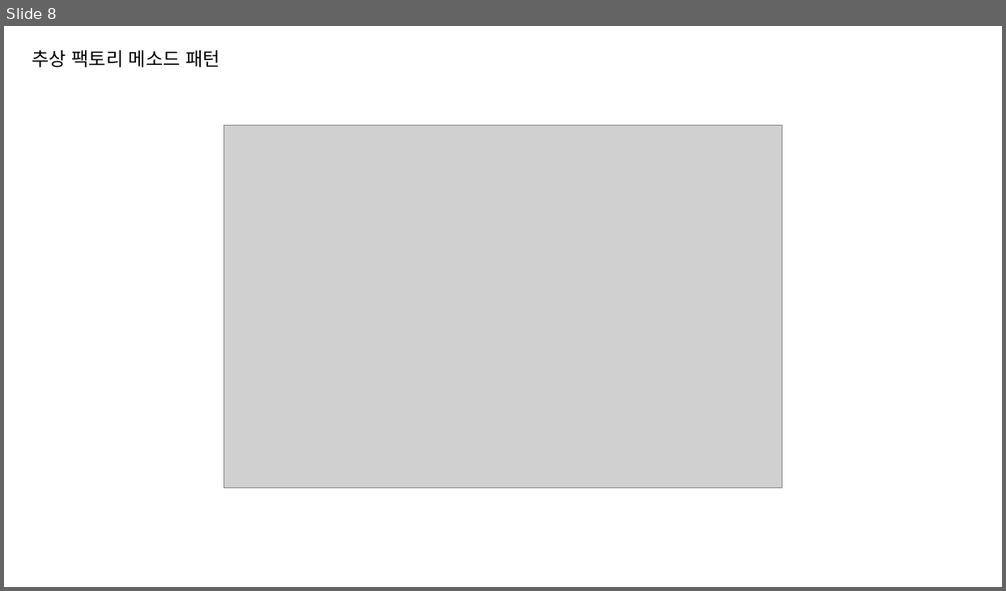
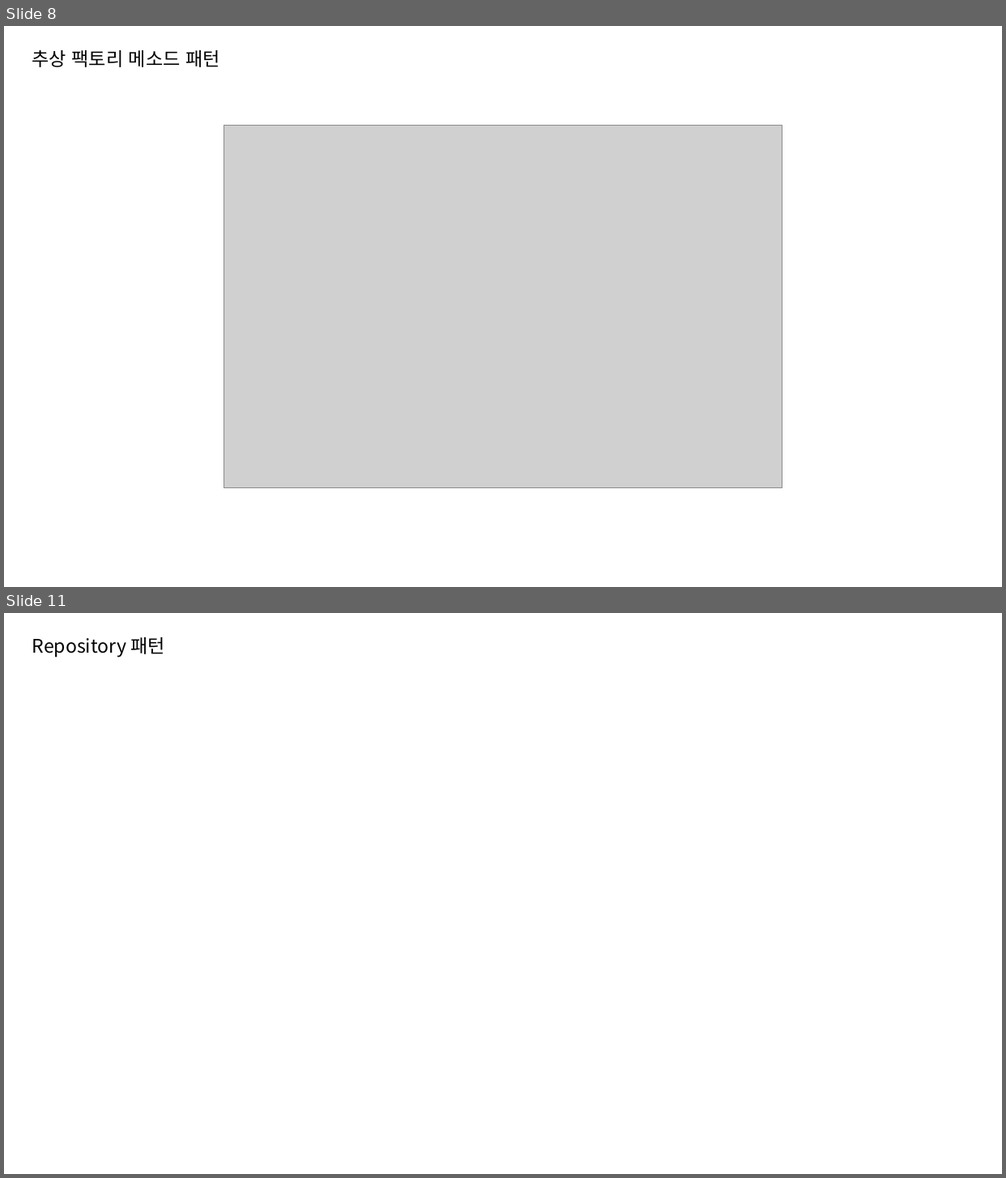
Before and after one commit to OneLine-IF/Class, a slide deck: 디자인 패턴/디자인 패턴.pptx. Shown one above the other, each under a label of ours: slide 8 before the commit, slides 8 and 11 after it; the slides between them are not shown. The pictures are 1006x591 and 1006x1178 pixels, drawn with LibreOffice and Linux fonts; fonts in the diff are those of the drawing; grey boxes stand for pictures. Boxes give left, top, right and bottom in pixels: in the first picture for what was removed or moved away, otherwise in the second. Text is boxed around its words. In the diff, an @@ line names an element or a change of style, - is before the commit and + after.

Commit message:
디자인 패턴 옵저버까지 완료

```diff
--- a/디자인 패턴/디자인 패턴.pptx
+++ b/디자인 패턴/디자인 패턴.pptx
@@ slide 11 added at (4,613,1002,1174), background #FFFFFF @@
@@ text added at (32,637,166,657), 18 pt, text #000000 @@
+Repository 패턴
```
Also in this commit, not shown: 1 slide changed, 1 other slide added, 1 other file.
